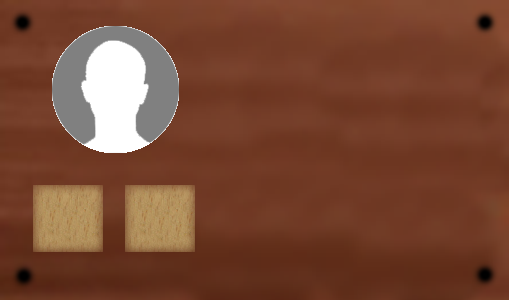
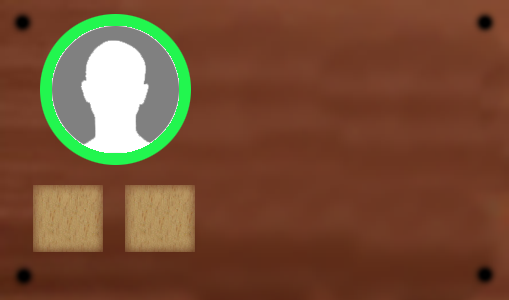
Layer changes from the first w=509, h=300 image to the second:
added layer "Layer 3" above "AnonymousIcon" over [left=40, top=14, right=191, bottom=165]